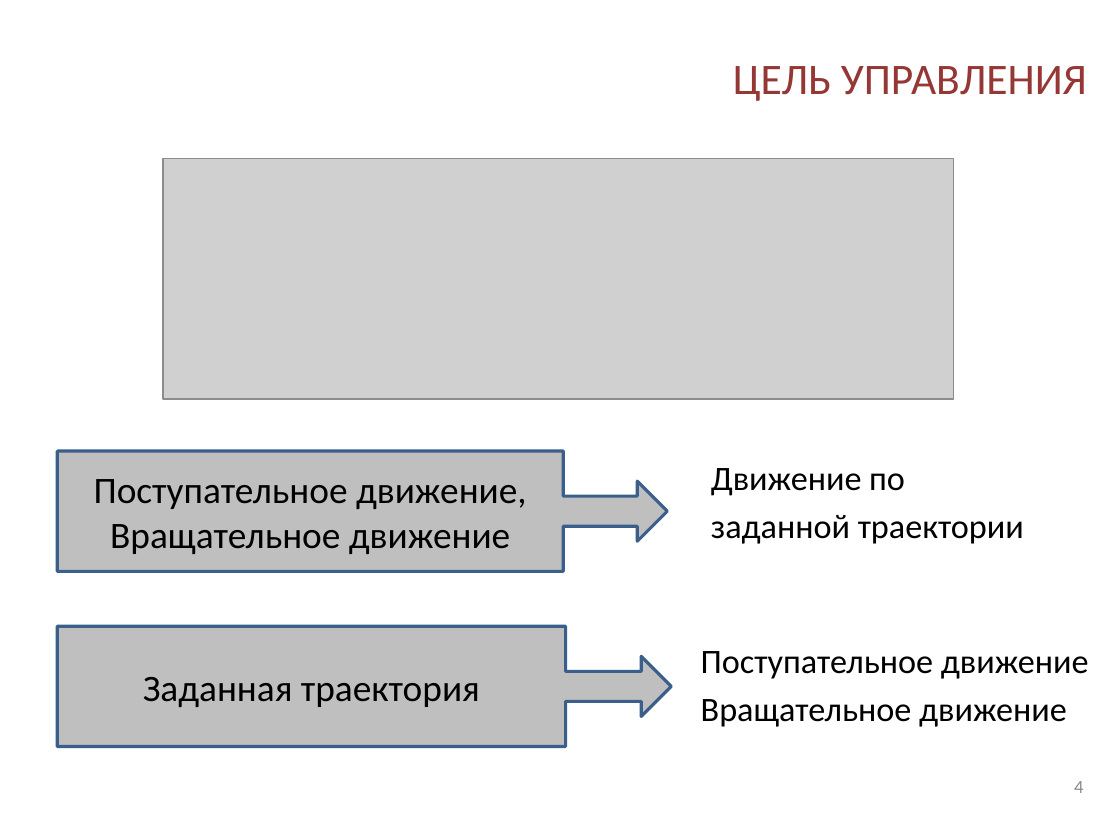
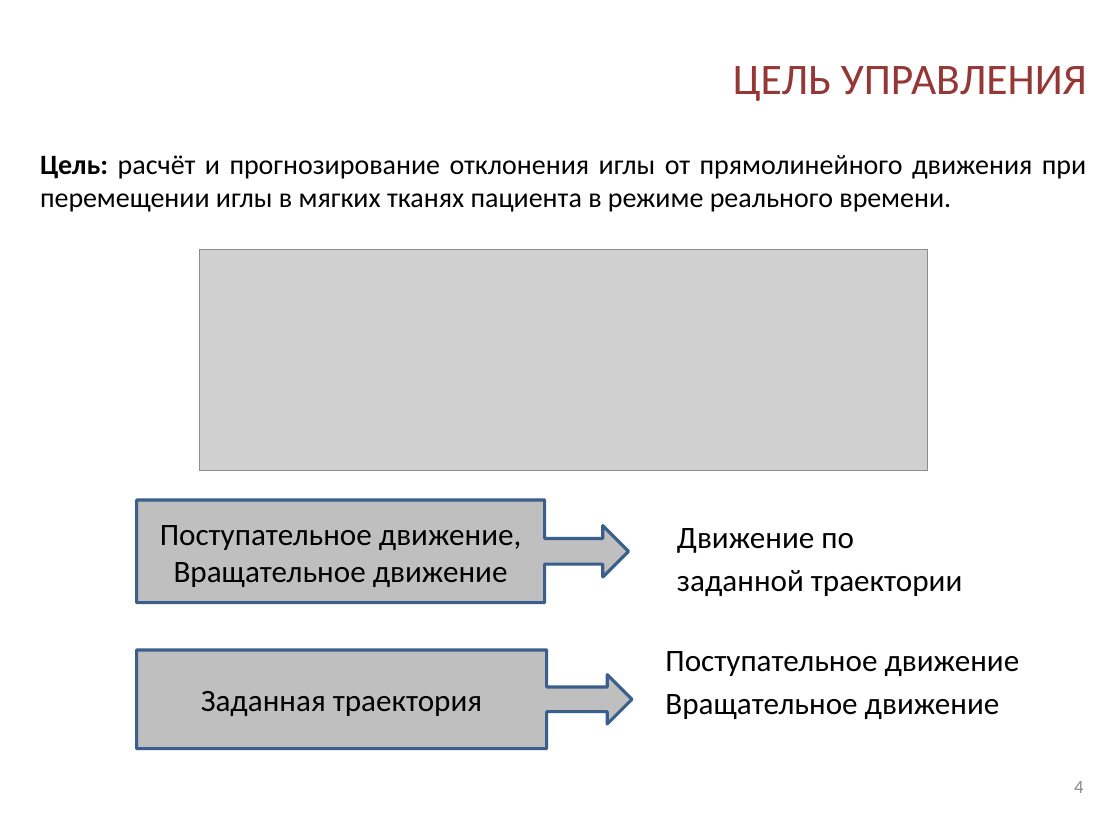
Before and after one commit to IgVaCompany/MyWorks, a slide deck: slide 4 of Dissertacia/MyWork/DocWork/Модель деформируемого объекта управления.pptx. Drawn at 1120x840 pixels with LibreOffice and Linux fonts; fonts in the diff are those of the drawing; grey boxes stand for pictures; background and template pictures are left out. Boxes give left, top, right and bottom in pixels: in the first picture for what was removed or moved away, otherwise in the second. Text is boxed around its words. In the diff, an @@ line names an element or a change of style, - is before the commit and + after.

```diff
--- a/Dissertacia/MyWork/DocWork/Модель деформируемого объекта управления.pptx
+++ b/Dissertacia/MyWork/DocWork/Модель деформируемого объекта управления.pptx
@@ text added at (40,155,1086,212), 18 pt, text #000000 @@
+Цель: расчёт и прогнозирование отклонения иглы от прямолинейного движения при перемещении иглы в мягких тканях пациента в режиме реального времени.
@@ picture: place and size @@
-picture at (164,159,953,400)
+picture at (199,249,927,470)
@@ right arrow callout "Поступательное движение," at (137,500,628,603): size 24 to 20 pt @@
@@ right arrow callout "Поступательное движение,": place and size @@
-right arrow callout "Поступательное движение," at (57,451,668,571)
+right arrow callout "Поступательное движение," at (137,500,628,603)
@@ text "Движение по" at (677,528,962,596): size 22 to 20 pt @@
@@ text "Движение по": place and size @@
-text "Движение по" at (711,468,1024,544)
+text "Движение по" at (677,528,962,596)
@@ right arrow callout "Заданная траектория": place and size @@
-right arrow callout "Заданная траектория" at (57,626,671,746)
+right arrow callout "Заданная траектория" at (137,650,632,748)
@@ right arrow callout "Заданная траектория" at (137,650,632,748): size 24 to 20 pt @@
@@ text "Поступательное движение": place and size @@
-text "Поступательное движение" at (701,651,1089,727)
+text "Поступательное движение" at (665,651,1020,719)
@@ text "Поступательное движение" at (665,651,1020,719): size 22 to 20 pt @@
```
Also in this commit, not shown: 1 other slide changed, 1 slide removed, 1 other file.
